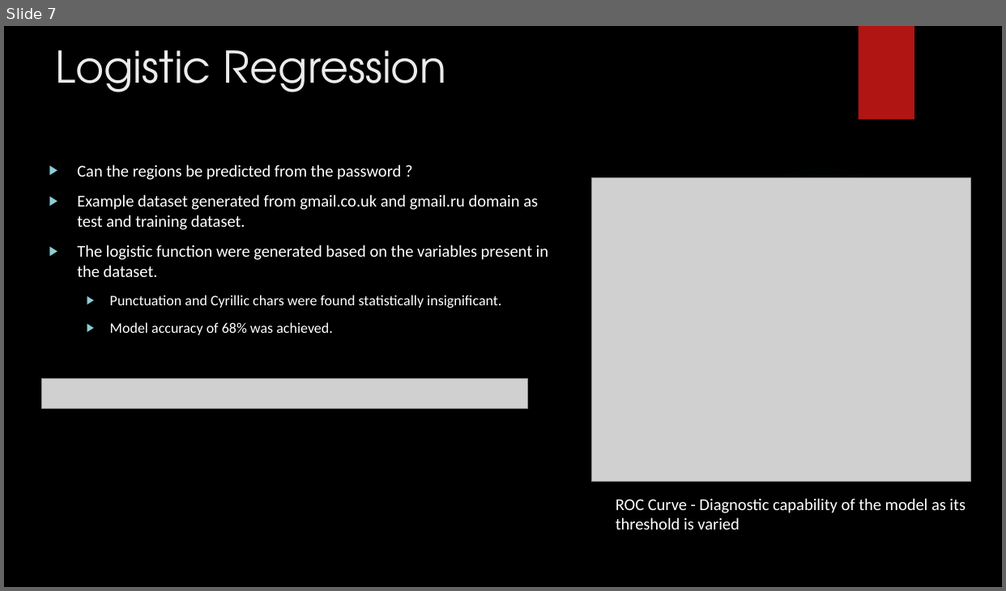
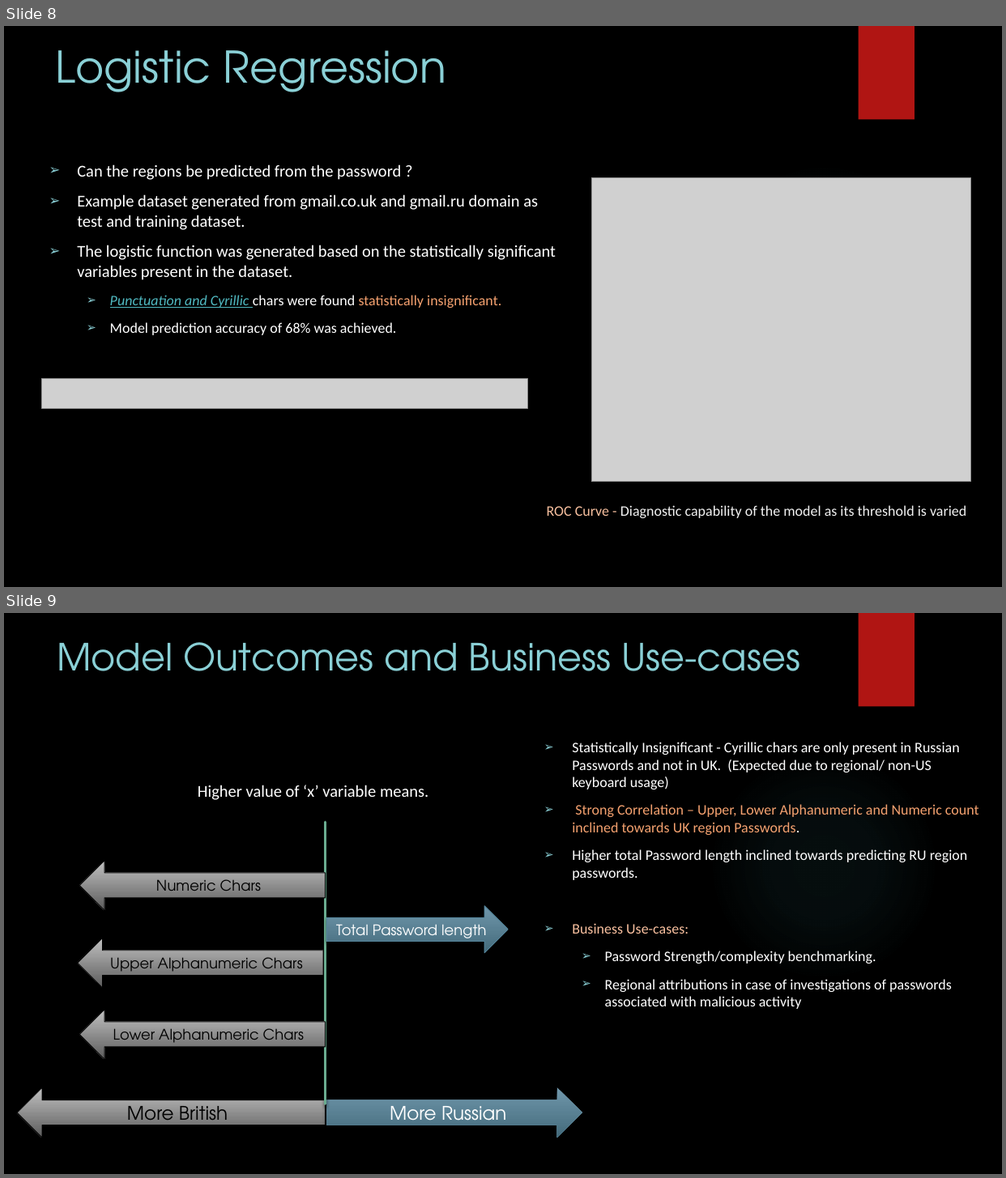
Before and after one commit to ashwin-patil/springboard-intro-to-datascience, a slide deck: capstone_project/Analysis of Passwords exposed in multiple Data Breaches.pptx. Shown one above the other, each under a label of ours: slide 7 before the commit, slides 8 and 9 after it. The pictures are 1006x591 and 1006x1178 pixels, drawn with LibreOffice and Linux fonts; fonts in the diff are those of the drawing; grey boxes stand for pictures; background and template pictures are left out. Boxes give left, top, right and bottom in pixels: in the first picture for what was removed or moved away, otherwise in the second. Text is boxed around its words. In the diff, an @@ line names an element or a change of style, - is before the commit and + after.

Commit message:
updates based on mentor feedback

```diff
--- a/capstone_project/Analysis of Passwords exposed in multiple Data Breaches.pptx
+++ b/capstone_project/Analysis of Passwords exposed in multiple Data Breaches.pptx
@@ slide 9 added at (4, 613, 1002, 1174), background picture (left out); not listed: 2 template elements that a slide beside it also shows @@
@@ title added at (57, 642, 800, 671), 36 pt, text #8AD0D6 @@
+Model Outcomes and Business Use-cases
@@ text added at (572, 742, 979, 1009), 14 pt, text #FFFFFF @@
+➢ Statistically Insignificant - Cyrillic chars are only present in Russian Passwords and not in UK. (Expected due to regional/ non-US keyboard usage)
+➢ Strong Correlation – Upper, Lower Alphanumeric and Numeric count inclined towards UK region Passwords.
+➢ Higher total Password length inclined towards predicting RU region passwords.
+➢ Business Use-cases:
+  ➢ Password Strength/complexity benchmarking.
+  ➢ Regional attributions in case of investigations of passwords associated with malicious activity
@@ text added at (198, 785, 428, 800), 16 pt, text #FFFFFF @@
+Higher value of ‘x’ variable means.
@@ line added from (325, 1104) to (325, 822), #6AAC90 2.25 pt @@
@@ left arrow added at (79, 861, 325, 911), fill gradient #C1C1C1 to #5E5E5E, outline #000000 0.75 pt, 14 pt, text #000000 @@
+Numeric Chars
@@ right arrow added at (326, 906, 508, 954), fill gradient #7198AB to #436A7C, outline #54849A 0.75 pt, 14 pt, text #FFFFFF @@
+Total Password length
@@ left arrow added at (78, 938, 323, 988), fill gradient #C1C1C1 to #5E5E5E, outline #000000 0.75 pt, 14 pt, text #000000 @@
+Upper Alphanumeric Chars
@@ left arrow added at (79, 1010, 325, 1060), fill gradient #C1C1C1 to #5E5E5E, outline #000000 0.75 pt, 14 pt, text #000000 @@
+Lower Alphanumeric Chars
@@ left arrow added at (17, 1088, 325, 1138), fill gradient #C1C1C1 to #5E5E5E, outline #000000 0.75 pt, 18 pt, text #000000 @@
+More British
@@ right arrow added at (326, 1088, 582, 1138), fill gradient #7198AB to #436A7C, 18 pt, text #FFFFFF @@
+More Russian
@@ what was slide 7 is now slide 8 @@
@@ slide 8 changed as well @@
@@ title "Logistic Regression" at (55, 50, 446, 92): text colour #EBEBEB to #8AD0D6 @@
@@ text at (77, 165, 538, 308): text colour #FFFFFF to #50B9C1, italic on, underline on in "Punctuation and Cyrillic"; text colour #FFFFFF to #F4A16F in "statistically insignificant."; bullet ▶ to ➢ @@
@@ text at (77, 245, 556, 280): text changed @@
-▶ The logistic function were generated based on the variables present in the dataset.
+➢ The logistic function was generated based on the statistically significant variables present in the dataset.
@@ text at (110, 322, 397, 335): text changed @@
-  ▶ Model accuracy of 68% was achieved.
+  ➢ Model prediction accuracy of 68% was achieved.
@@ text "ROC Curve - Diagnostic capability ...": place and size @@
-text "ROC Curve - Diagnostic capability ..." at (616, 498, 965, 530)
+text "ROC Curve - Diagnostic capability ..." at (547, 506, 966, 518)
@@ text "ROC Curve - Diagnostic capability ..." at (547, 506, 966, 518): size 16 to 14 pt; text colour #FFFFFF to #F8C09F in "ROC Curve -"; text colour #FFFFFF to #F2F2F2 in "Diagnostic capability of the model as its ..." @@
```
Also in this commit, not shown: 7 other slides changed, 1 other slide added, 1 other file.
